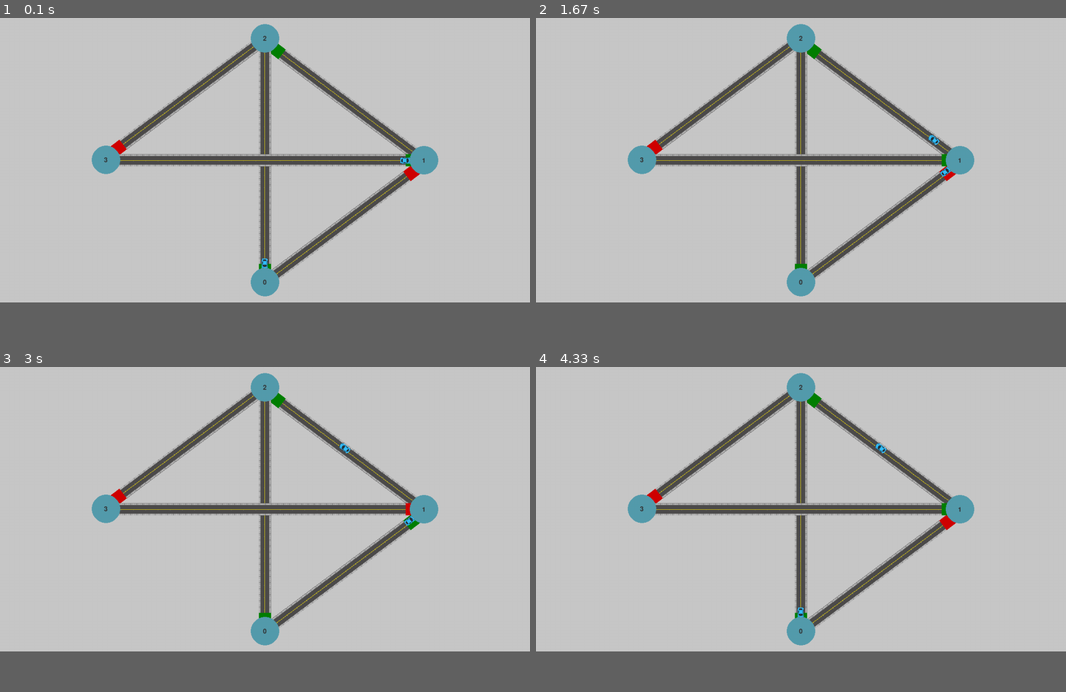
Above: before the commit, frames 1-4 (two rows, left to right).
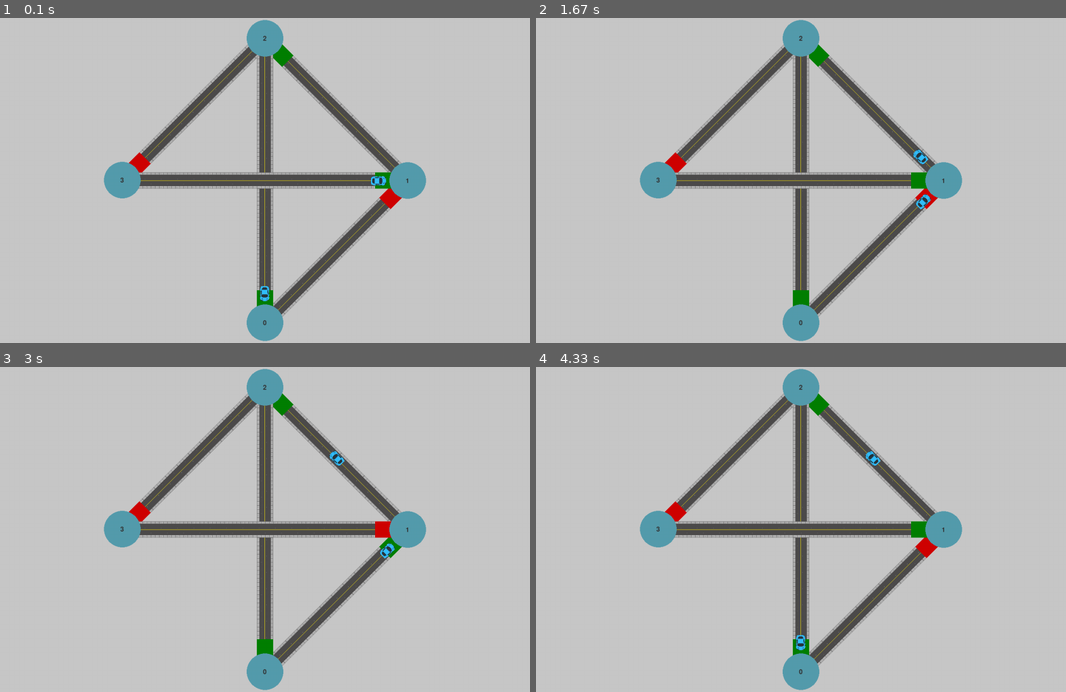
Above: after the commit, the same moments.

Repository: fernandorego/feup-iart-traffic-signaling
Game: pygame game, started from traffic_signaling/src/main.py
Same seed, same stepped clock (60 frames per second), same inputs: the game is played once before the commit and once after it.
Inputs:
- Up to frame 1 (0.1 s): no input
- Up to frame 2 (1.67 s): no input
- Up to frame 3 (3 s): no input
- Up to frame 4 (4.33 s): no input
The window is 900x484 before the commit and 900x553 after it. Grey fills any space a smaller window leaves; there, only what the larger window draws over its background counts as a difference.

The runs differ from the first frame. In frame 1, 14% of the frame differs, in the area x 17-83%, y 0-100%; in frame 2, 14%; in frame 3, 14%; in frame 4, 14%.

Commit message:
Increase size

Diff:
--- a/traffic_signaling/src/controller/city_controller.py
+++ b/traffic_signaling/src/controller/city_controller.py
@@ -27,7 +27,7 @@
         angle = 0
         rotation_angle = (2 * math.pi) / intersections_no
         for id, intersection in self.city.intersections.items():
-            intersection.set_pos(center[0] + math.sin(angle)*radius*1.3,
+            intersection.set_pos(center[0] + math.sin(angle)*radius,
                                  center[1] + math.cos(angle)*radius)
 
             angle += rotation_angle
--- a/traffic_signaling/src/controller/pygame_controller.py
+++ b/traffic_signaling/src/controller/pygame_controller.py
@@ -4,7 +4,7 @@
 from controller.city_controller import CityController
 from model.schedule import Schedule
 
-WINDOW_SIZE = (1300, 700)
+WINDOW_SIZE = (1300, 800)
 BG_COLOR = (200, 200, 200)
 FPS = 5
 
--- a/traffic_signaling/src/view/city_viewer.py
+++ b/traffic_signaling/src/view/city_viewer.py
@@ -1,12 +1,12 @@
 import pygame
-from math import atan2, ceil, degrees, floor, radians, cos, sin, dist
+from math import atan2, degrees, radians, cos, sin, dist
 from model.city import City
 
 INTERSECTION_COLOR = (85, 156, 173)
 TEXT_COLOR = (50, 50, 50)
-BLOCKSIZE = 30
-CAR_LEN = 30
-CAR_WIDTH = 20
+BLOCKSIZE = 40
+CAR_LEN = 40
+CAR_WIDTH = 30
 GREEN = (0, 255, 0)
 RED = (255, 0, 0)
 
@@ -78,11 +78,11 @@
 
         while (dist(pos, end_intersect_pos) <= distance):
             distance = dist(pos, end_intersect_pos)
-            if green and distance < 50:
+            if green and distance < 70:
                 rotated_center = (green_block.get_rect(
                     center=(pos[0], pos[1])))
                 window.blit(green_block, rotated_center)
-            elif not green and distance < 60:
+            elif not green and distance < 70:
                 rotated_center = (red_block.get_rect(
                     center=(pos[0], pos[1])))
                 window.blit(red_block, rotated_center)
@@ -99,23 +99,23 @@
         start_intersect_pos = self.city.intersections[street[1]].get_pos()
         end_intersect_pos = self.city.intersections[street[2]].get_pos()
 
-        angle = degrees(atan2(end_intersect_pos[1] - start_intersect_pos[1],
-                              end_intersect_pos[0] - start_intersect_pos[0]))
+        angle = atan2(end_intersect_pos[1] - start_intersect_pos[1],
+                      end_intersect_pos[0] - start_intersect_pos[0])
 
         distance = dist(start_intersect_pos, end_intersect_pos) / street[4]
 
         if l == 0:
-            pos = (start_intersect_pos[0] + round(street[4] * distance * cos(radians(angle)) - 1.5 * BLOCKSIZE * cos(radians(angle))),
-                   start_intersect_pos[1] + round(street[4] * distance * sin(radians(angle)) - 1.5 * BLOCKSIZE * sin(radians(angle))))
+            pos = (start_intersect_pos[0] + round(street[4] * distance * cos(angle) - 1.8 * BLOCKSIZE * cos(angle)),
+                   start_intersect_pos[1] + round(street[4] * distance * sin(angle) - 1.8 * BLOCKSIZE * sin(angle)))
         else:
-            pos = (start_intersect_pos[0] + round((street[4] - l) * distance * cos(radians(angle)) - 0.5 * distance * cos(radians(angle))),
-                   start_intersect_pos[1] + round((street[4] - l) * distance * sin(radians(angle)) - 0.5 * distance * sin(radians(angle))))
+            pos = (start_intersect_pos[0] + round((street[4] - l) * distance * cos(angle) - 0.5 * distance * cos(angle)),
+                   start_intersect_pos[1] + round((street[4] - l) * distance * sin(angle) - 0.5 * distance * sin(angle)))
 
         car = pygame.image.load(
             '../asset/img/car.png').convert_alpha()
         car = pygame.transform.scale(
             car, (CAR_LEN, CAR_WIDTH))
-        car = pygame.transform.rotate(car, -angle)
+        car = pygame.transform.rotate(car, -degrees(angle))
 
         rotated_center = (car.get_rect(
             center=(pos[0], pos[1])))
@@ -123,7 +123,7 @@
 
     def draw_intersection(self, window, id, intersection, font):
         pygame.draw.circle(window, INTERSECTION_COLOR,
-                           intersection.get_pos(), 35.0)
+                           intersection.get_pos(), 45.0)
         img = font.render(str(id), True, TEXT_COLOR)
         window.blit(img, (intersection.get_pos()[0] - 5,
                           intersection.get_pos()[1] - 7))
